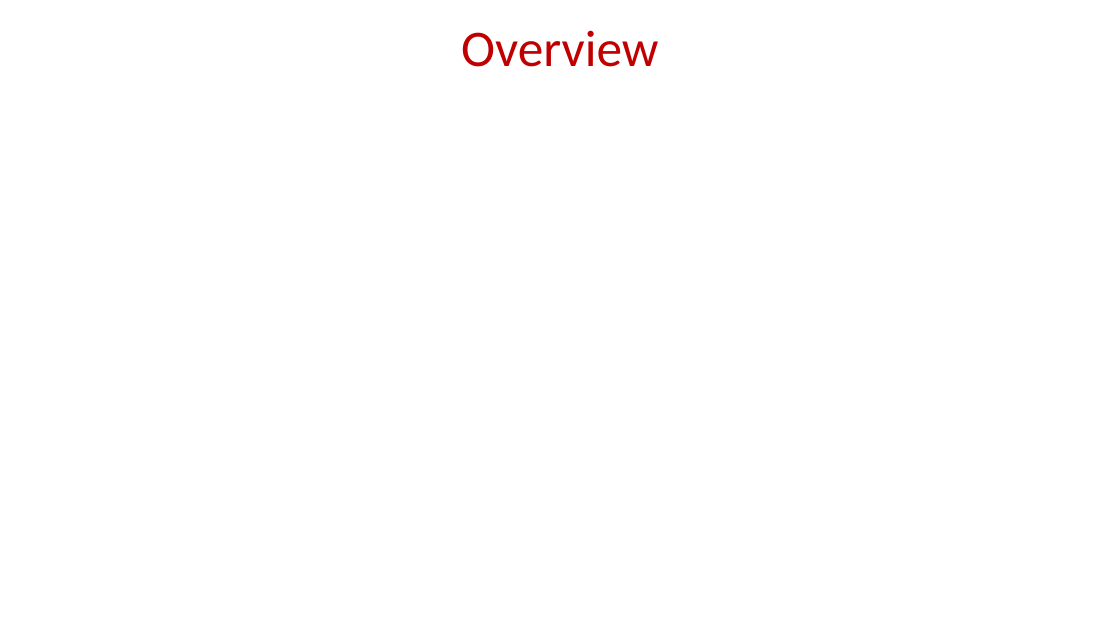
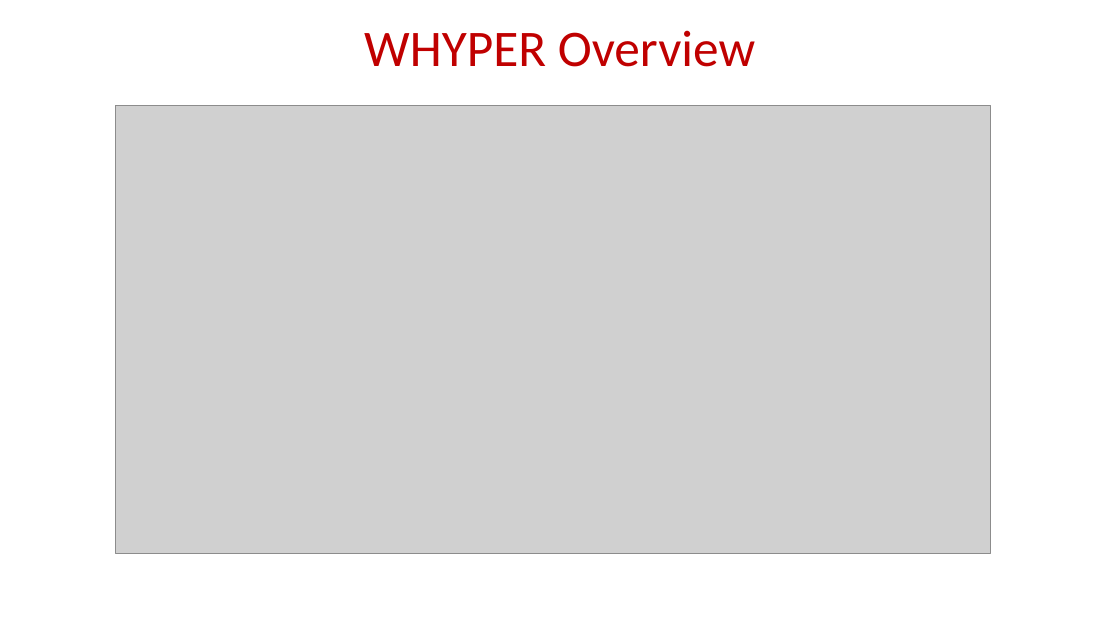
Before and after one commit to geesimon/cs598_dm_cap, a slide deck: slide 4 of papers/cs598dm-presentation-WHYPER Towards Automating Risk Assessment of Mobile Applications.pdf.pptx. Drawn at 1120x630 pixels with LibreOffice and Linux fonts; fonts in the diff are those of the drawing; grey boxes stand for pictures; background and template pictures are left out. Boxes give left, top, right and bottom in pixels: in the first picture for what was removed or moved away, otherwise in the second. Text is boxed around its words. In the diff, an @@ line names an element or a change of style, - is before the commit and + after.

```diff
--- a/papers/cs598dm-presentation-WHYPER Towards Automating Risk Assessment of Mobile Applications.pdf.pptx
+++ b/papers/cs598dm-presentation-WHYPER Towards Automating Risk Assessment of Mobile Applications.pdf.pptx
@@ title at <box>364,30,755,67</box>: text changed @@
-Overview
+WHYPER Overview
@@ picture added at <box>116,105,991,553</box> @@
```
Also in this commit, not shown: 4 other slides changed, 21 slides added, 7 slides removed.
